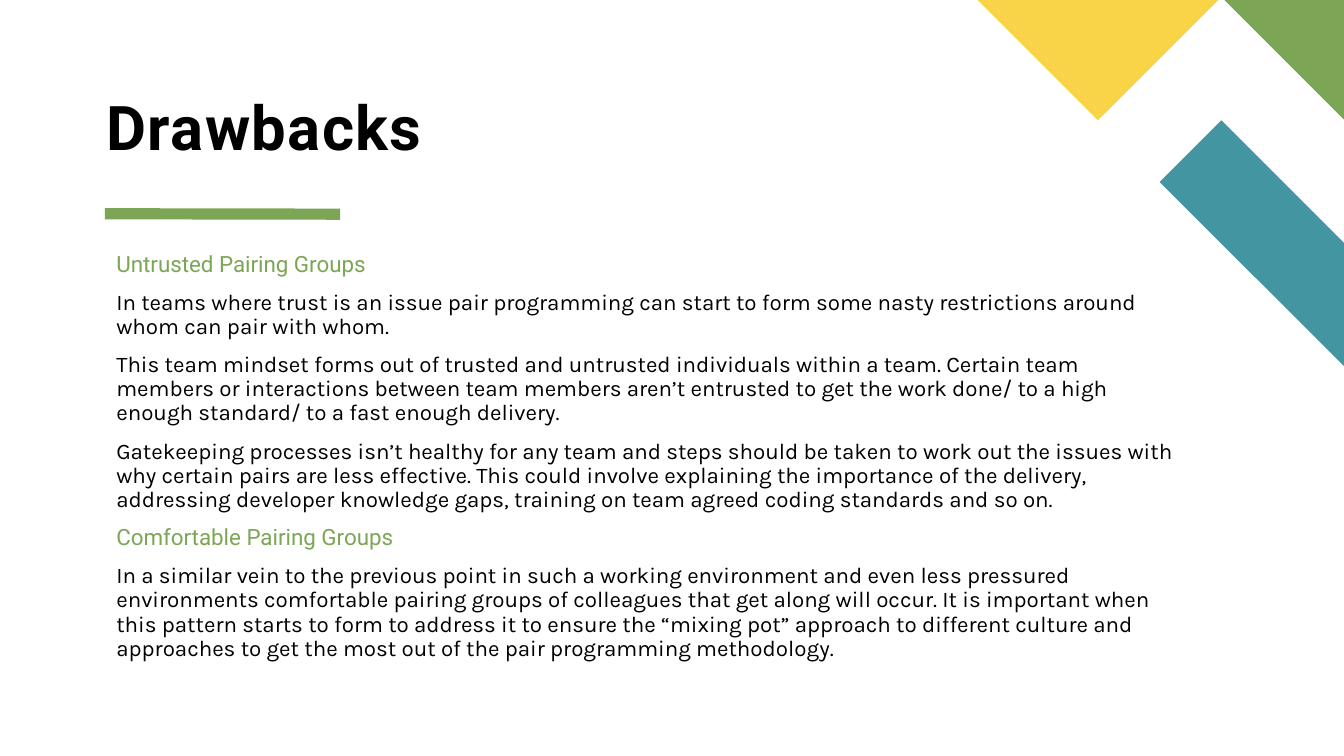
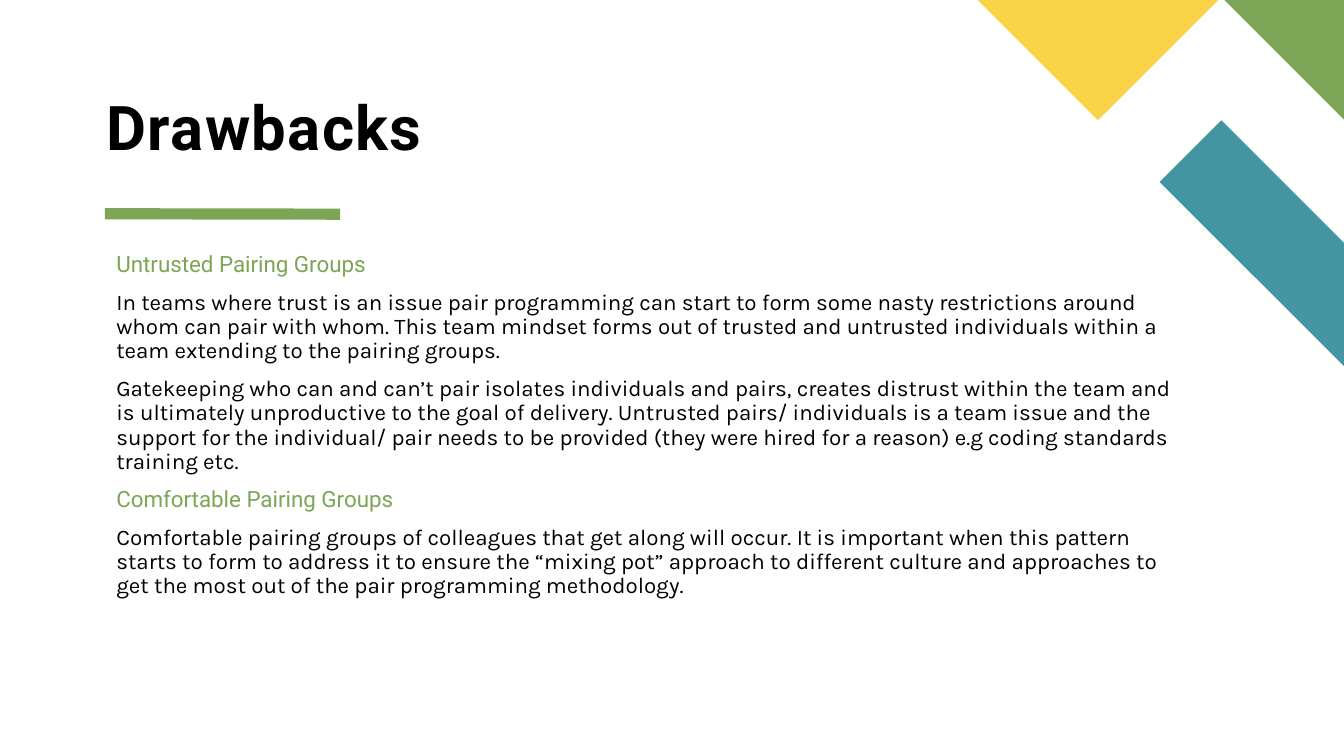
Before and after one commit to Steelstone3/Community-Of-Practice, a slide deck: slide 9 of presentations/Pair Programming.pptx. Drawn at 1344x756 pixels with LibreOffice and Linux fonts; fonts in the diff are those of the drawing. Boxes give left, top, right and bottom in pixels: in the first picture for what was removed or moved away, otherwise in the second. Text is boxed around its words. In the diff, an @@ line names an element or a change of style, - is before the commit and + after.

```diff
--- a/presentations/Pair Programming.pptx
+++ b/presentations/Pair Programming.pptx
@@ text at (x1=116, y1=294, x2=1170, y2=475): text changed @@
-In teams where trust is an issue pair programming can start to form some nasty restrictions around whom can pair with whom.
-This team mindset forms out of trusted and untrusted individuals within a team. Certain team members or interactions between team members aren’t entrusted to get the work done/ to a high enough standard/ to a fast enough delivery.
-Gatekeeping processes isn’t healthy for any team and steps should be taken to work out the issues with why certain pairs are less effective. This could involve explaining the importance of the delivery, addressing developer knowledge gaps, training on team agreed coding standards and so on.
+In teams where trust is an issue pair programming can start to form some nasty restrictions around whom can pair with whom. This team mindset forms out of trusted and untrusted individuals within a team extending to the pairing groups.
+Gatekeeping who can and can’t pair isolates individuals and pairs, creates distrust within the team and is ultimately unproductive to the goal of delivery. Untrusted pairs/ individuals is a team issue and the support for the individual/ pair needs to be provided (they were hired for a reason) e.g coding standards training etc.
@@ text at (x1=116, y1=529, x2=1157, y2=599): text changed @@
-In a similar vein to the previous point in such a working environment and even less pressured environments comfortable pairing groups of colleagues that get along will occur. It is important when this pattern starts to form to address it to ensure the “mixing pot” approach to different culture and approaches to get the most out of the pair programming methodology.
+Comfortable pairing groups of colleagues that get along will occur. It is important when this pattern starts to form to address it to ensure the “mixing pot” approach to different culture and approaches to get the most out of the pair programming methodology.
```
Also in this commit, not shown: 3 other slides changed, 1 slide added.
